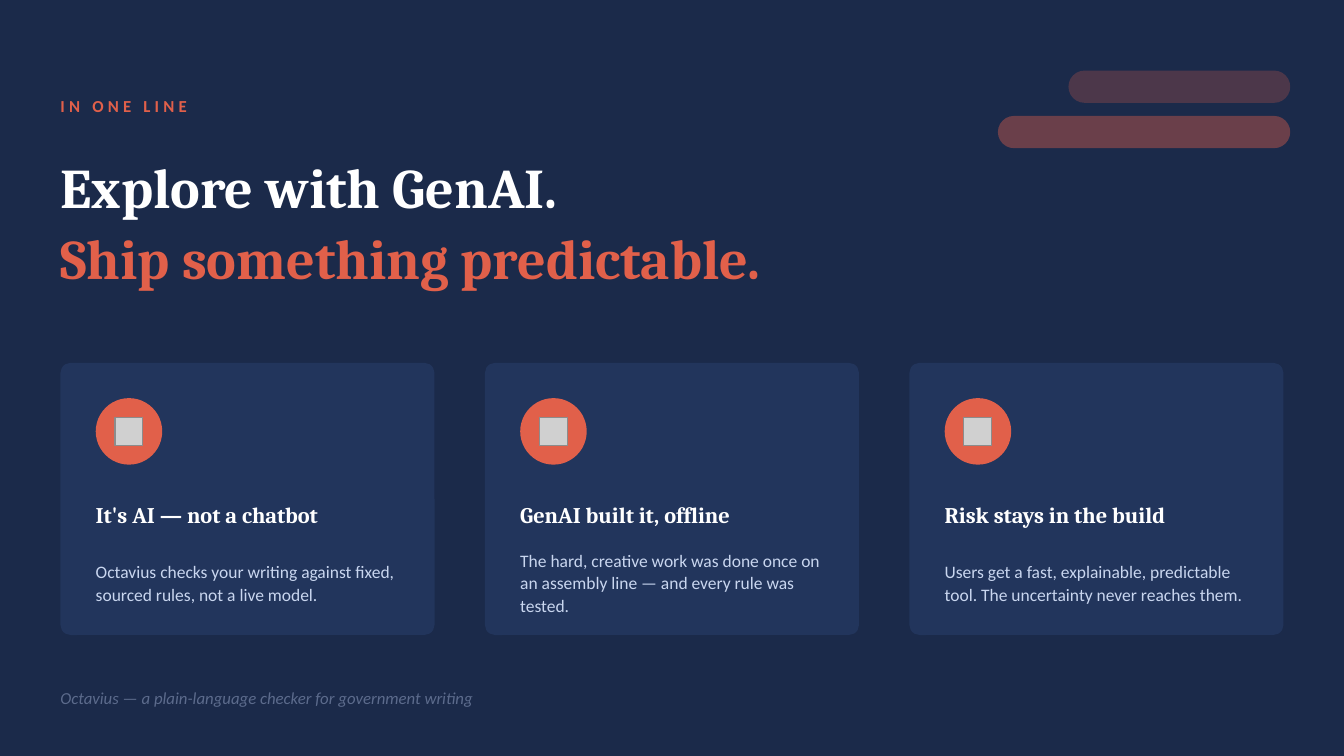
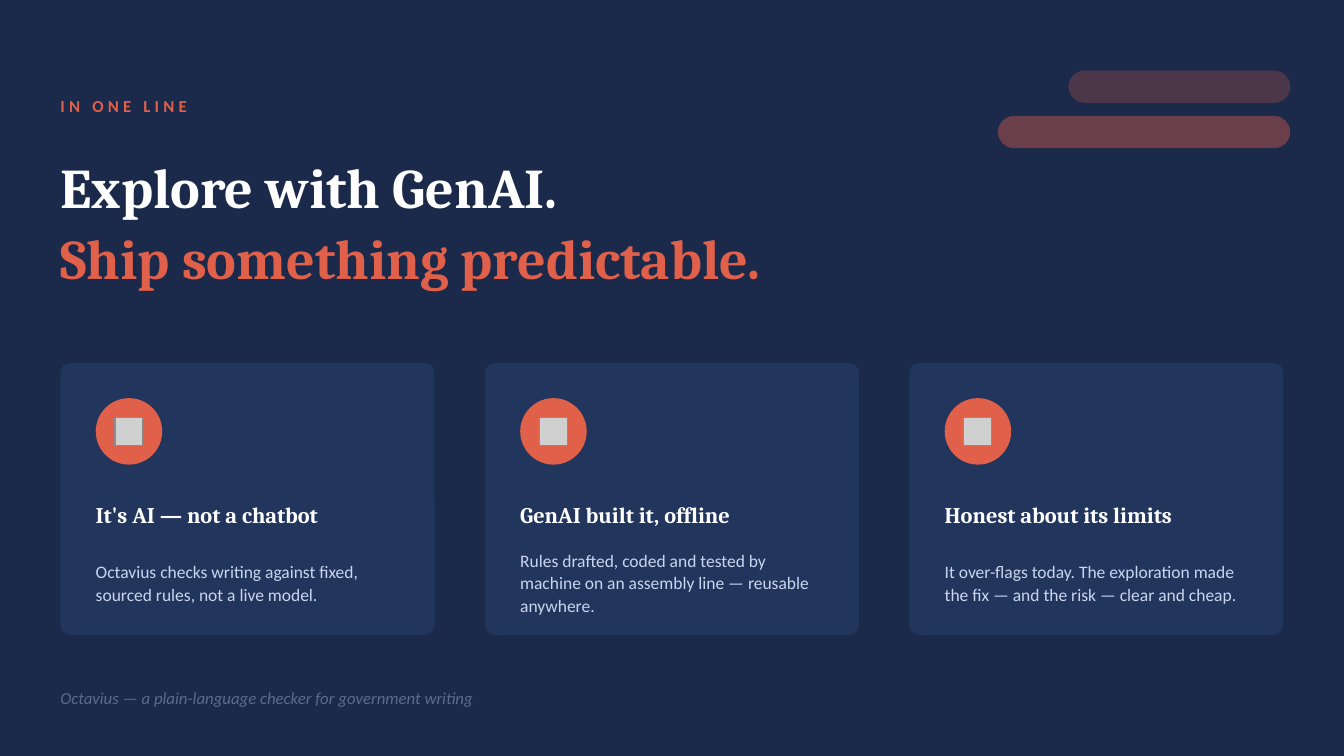
Before and after one commit to Thomas-Amann-IPAustralia/Octavius, a slide deck: slide 16 of Octavius_How_It_Works.pptx (slide 10 before the commit). Drawn at 1344x756 pixels with LibreOffice and Linux fonts; fonts in the diff are those of the drawing; grey boxes stand for pictures. Boxes give left, top, right and bottom in pixels: in the first picture for what was removed or moved away, otherwise in the second. Text is boxed around its words. In the diff, an @@ line names an element or a change of style, - is before the commit and + after.

```diff
--- a/Octavius_How_It_Works.pptx
+++ b/Octavius_How_It_Works.pptx
@@ text at <box>945,507,1172,523</box>: text changed @@
-Risk stays in the build
+Honest about its limits
@@ text at <box>96,566,358,603</box>: text changed @@
-Octavius checks your writing against fixed, sourced rules, not a live model.
+Octavius checks writing against fixed, sourced rules, not a live model.
@@ text at <box>520,555,809,615</box>: text changed @@
-The hard, creative work was done once on an assembly line — and every rule was tested.
+Rules drafted, coded and tested by machine on an assembly line — reusable anywhere.
@@ text at <box>945,566,1236,604</box>: text changed @@
-Users get a fast, explainable, predictable tool. The uncertainty never reaches them.
+It over-flags today. The exploration made the fix — and the risk — clear and cheap.
```
Also in this commit, not shown: 7 other slides changed, 8 slides added, 2 slides removed.
